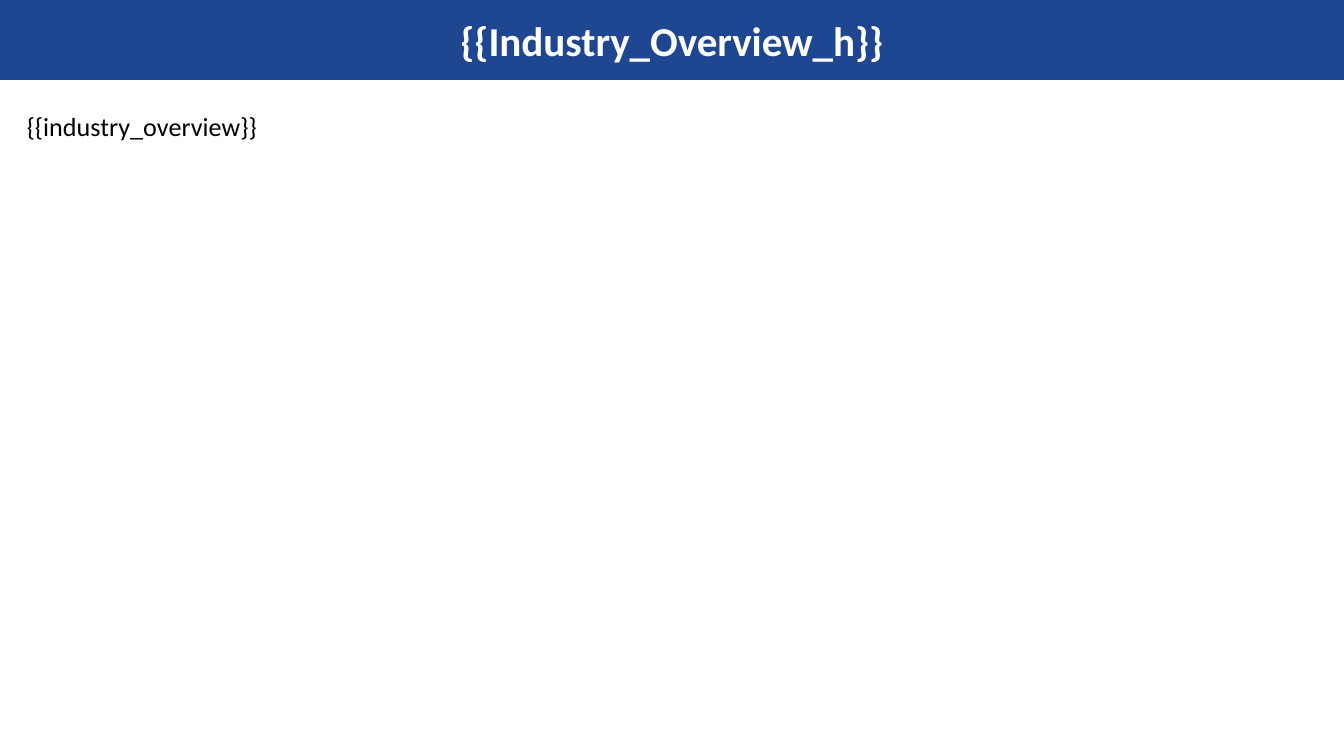
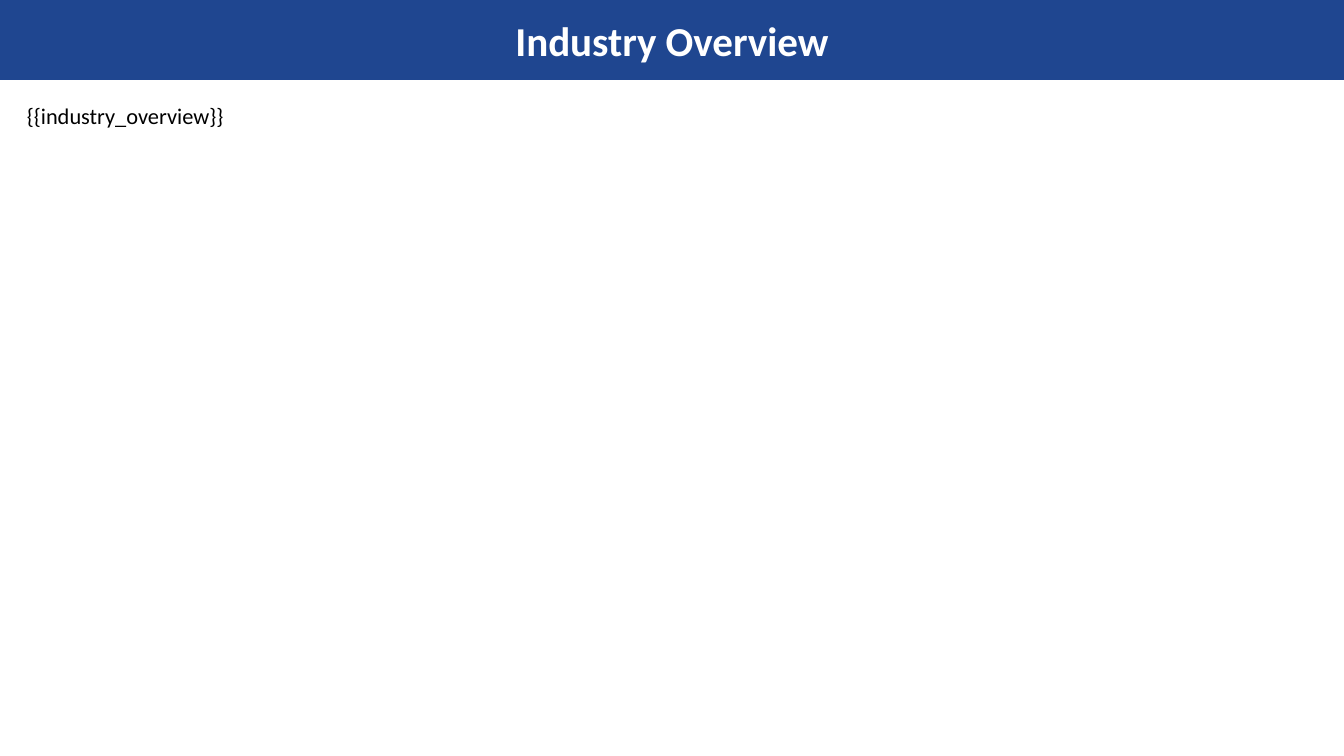
Before and after one commit to pratik1133/fluffy-lamp, a slide deck: slide 7 of master_template.pptx. Drawn at 1344x756 pixels with LibreOffice and Linux fonts; fonts in the diff are those of the drawing; background and template pictures are left out. Boxes give left, top, right and bottom in pixels: in the first picture for what was removed or moved away, otherwise in the second. Text is boxed around its words. In the diff, an @@ line names an element or a change of style, - is before the commit and + after.

```diff
--- a/master_template.pptx
+++ b/master_template.pptx
@@ title at box(515, 27, 829, 63): text changed @@
-{{Industry_Overview_h}}
+Industry Overview
@@ text "{{industry_overview}}": place and size @@
-text "{{industry_overview}}" at box(27, 117, 257, 141)
+text "{{industry_overview}}" at box(27, 108, 224, 128)
@@ text "{{industry_overview}}" at box(27, 108, 224, 128): size 14 to 12 pt @@
```
Also in this commit, not shown: 15 other slides changed.
